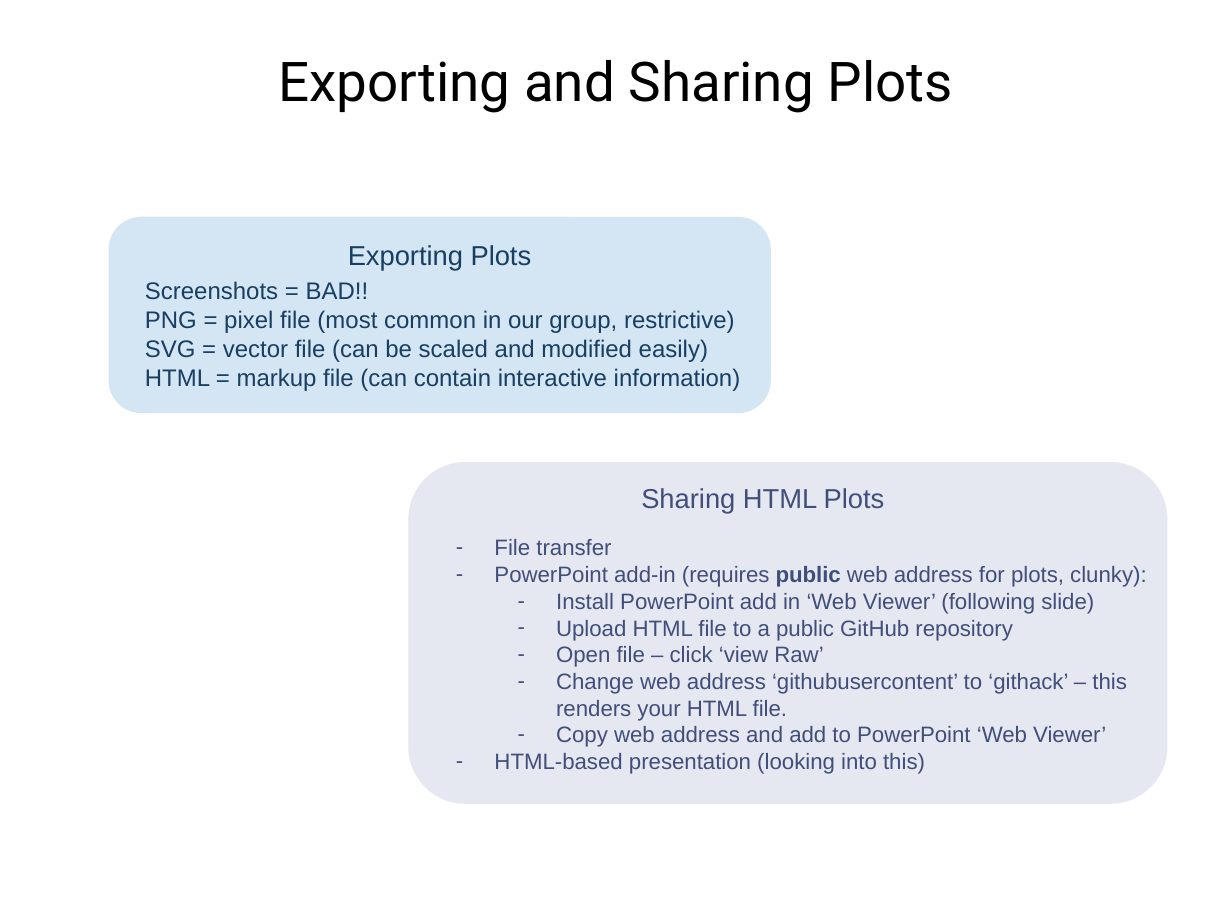
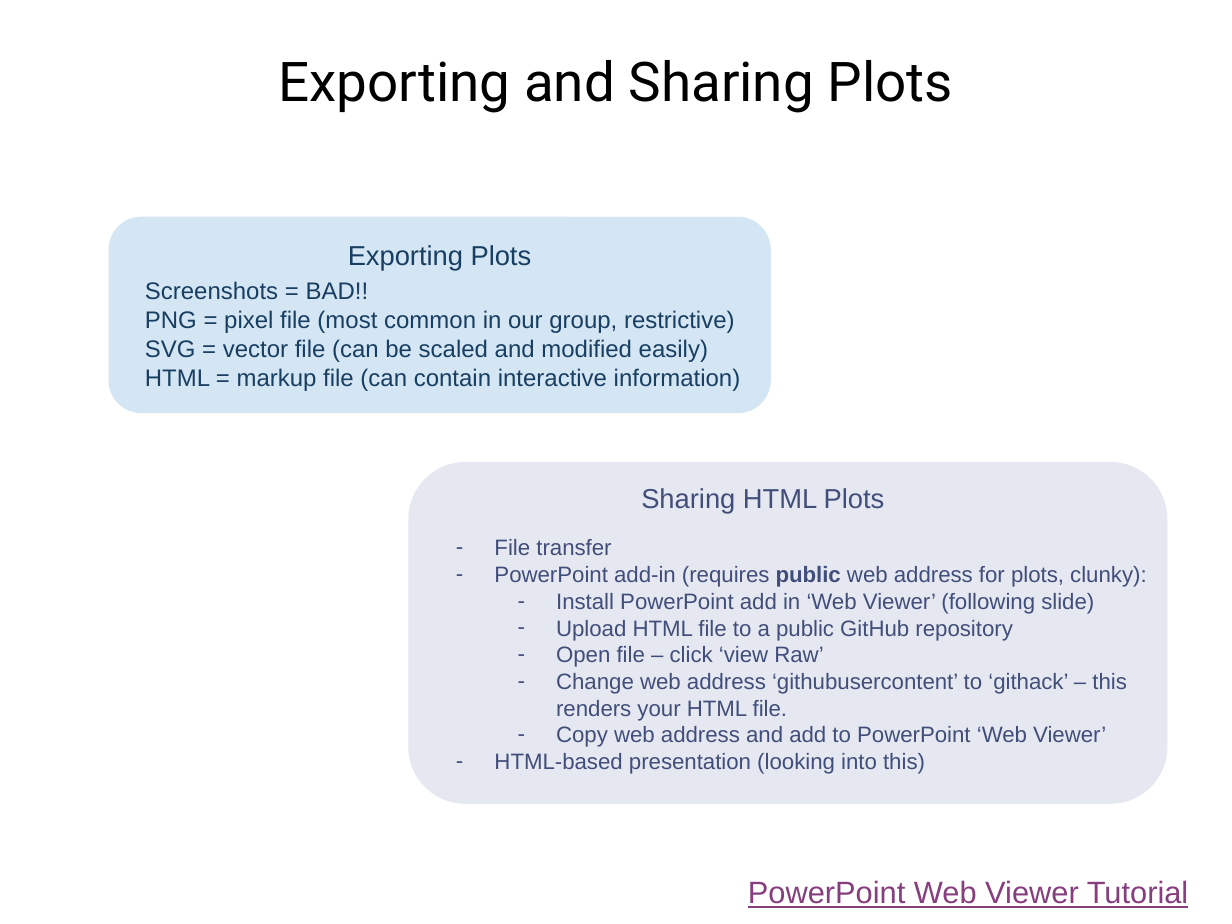
Before and after one commit to Sierrahart/InteractivePlots, a slide deck: slide 7 of COW Tutorial.pptx. Drawn at 1232x924 pixels with LibreOffice and Linux fonts; fonts in the diff are those of the drawing. Boxes give left, top, right and bottom in pixels: in the first picture for what was removed or moved away, otherwise in the second. Text is boxed around its words. In the diff, an @@ line names an element or a change of style, - is before the commit and + after.

Commit message:
Added link for WebViewer Tutorial

```diff
--- a/COW Tutorial.pptx
+++ b/COW Tutorial.pptx
@@ text added at [748, 880, 1189, 908], 18 pt, text #873E7E, underline @@
+PowerPoint Web Viewer Tutorial
```
